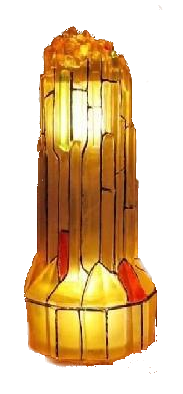
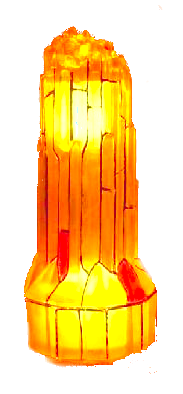
Two versions of the same layered image (183×394). Layer-by-layer changes:
hid "Active" over [24, 5, 163, 374]
added layer "Full" over [24, 5, 163, 374]
